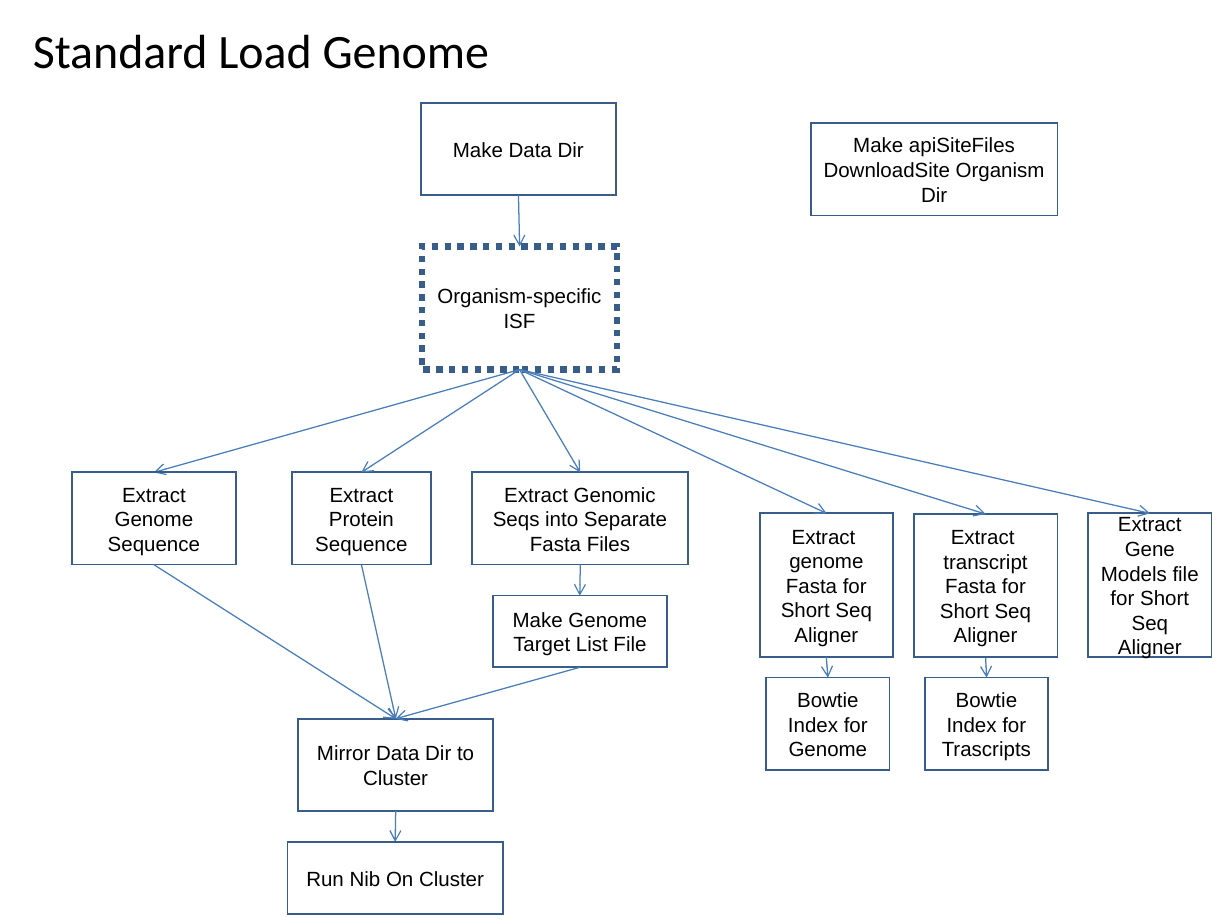
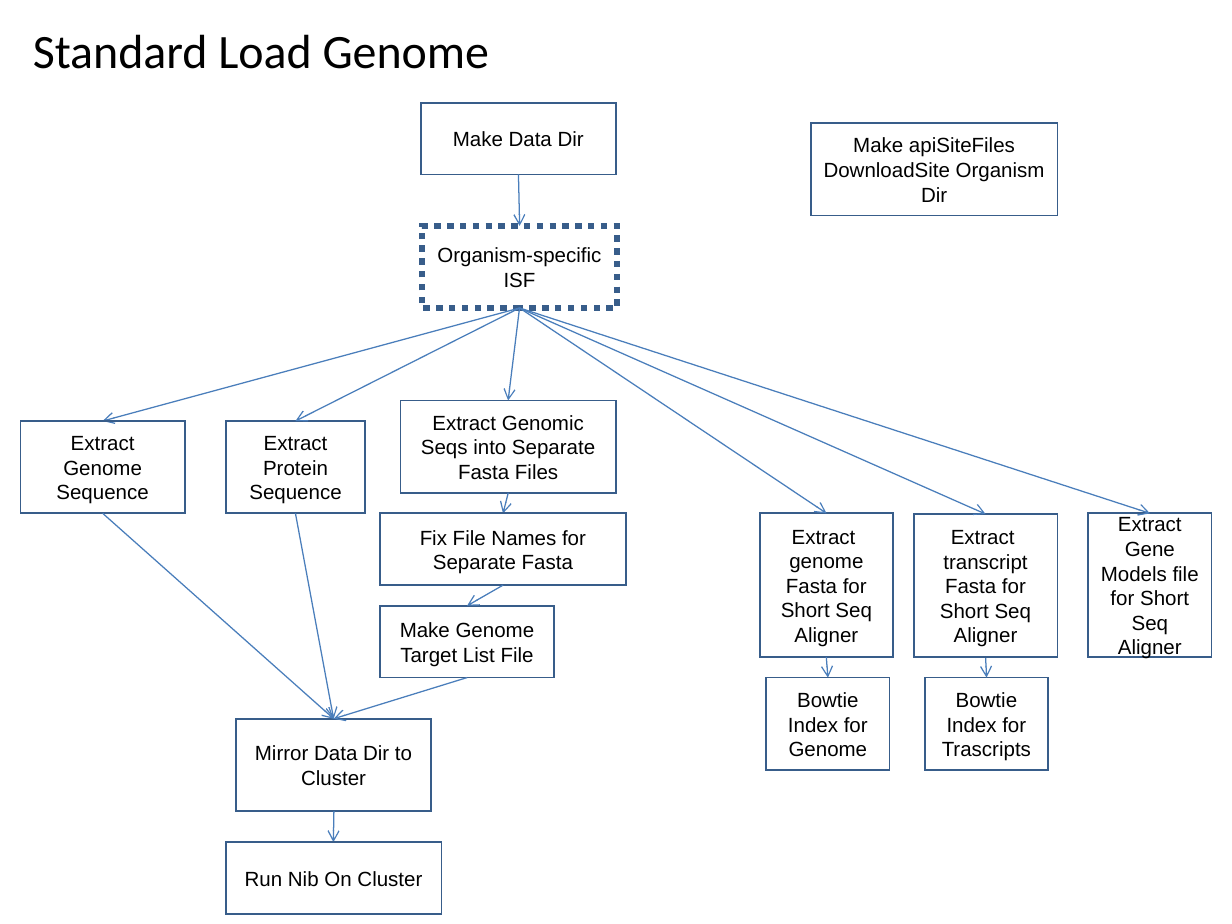
Before and after one commit to VEuPathDB/ApiCommonWorkflow, a slide deck: slide 5 of Main/doc/IntegratedWorkflow.ppt. Drawn at 1232x924 pixels with LibreOffice and Linux fonts; fonts in the diff are those of the drawing. Boxes give left, top, right and bottom in pixels: in the first picture for what was removed or moved away, otherwise in the second. Text is boxed around its words. In the diff, an @@ line names an element or a change of style, - is before the commit and + after.

Commit message:
add step to fix genome source id in blat result file

```diff
--- a/Main/doc/IntegratedWorkflow.ppt
+++ b/Main/doc/IntegratedWorkflow.ppt
@@ rectangle "Make Data Dir": place and size @@
-rectangle "Make Data Dir" at (421, 102, 616, 195)
+rectangle "Make Data Dir" at (421, 102, 616, 174)
@@ arrow moved from (519, 195) - (520, 246) to (519, 175) - (520, 225) @@
@@ rectangle "Organism-specific ISF": place and size @@
-rectangle "Organism-specific ISF" at (423, 246, 617, 370)
+rectangle "Organism-specific ISF" at (423, 225, 617, 308)
@@ arrow moved from (520, 370) - (154, 472) to (520, 308) - (102, 421) @@
@@ arrow moved from (520, 370) - (361, 472) to (520, 308) - (296, 421) @@
@@ arrow moved from (520, 370) - (580, 472) to (520, 308) - (508, 400) @@
@@ arrow moved from (520, 370) - (1149, 514) to (520, 308) - (1149, 514) @@
@@ arrow moved from (520, 370) - (986, 514) to (520, 308) - (986, 514) @@
@@ arrow moved from (520, 370) - (827, 514) to (520, 308) - (827, 514) @@
@@ rectangle "Extract Genomic Seqs into Separate ...": place and size @@
-rectangle "Extract Genomic Seqs into Separate ..." at (472, 472, 687, 564)
+rectangle "Extract Genomic Seqs into Separate ..." at (400, 400, 616, 493)
@@ rectangle "Extract Genome Sequence": place and size @@
-rectangle "Extract Genome Sequence" at (71, 472, 235, 564)
+rectangle "Extract Genome Sequence" at (21, 421, 185, 514)
@@ rectangle "Extract Protein Sequence": place and size @@
-rectangle "Extract Protein Sequence" at (292, 472, 431, 564)
+rectangle "Extract Protein Sequence" at (225, 421, 365, 514)
@@ arrow moved from (580, 564) - (580, 596) to (509, 493) - (503, 514) @@
@@ arrow moved from (154, 564) - (395, 718) to (102, 514) - (334, 718) @@
@@ arrow moved from (361, 564) - (395, 718) to (296, 514) - (334, 718) @@
@@ rectangle added at (379, 514, 626, 585), outline #385D8A 0.99 pt, 12 pt, text #000000 @@
+Fix File Names for Separate Fasta
@@ arrow added from (503, 585) to (467, 606), #4A7EBB 0.74 pt @@
@@ rectangle "Make Genome Target List File": place and size @@
-rectangle "Make Genome Target List File" at (493, 595, 668, 667)
+rectangle "Make Genome Target List File" at (379, 606, 554, 678)
@@ arrow moved from (580, 668) - (395, 718) to (467, 678) - (334, 718) @@
@@ 2 rectangles, 1 arrow: place and size @@
-2 rectangles, 1 arrow at (287, 718, 503, 913)
+2 rectangles, 1 arrow at (225, 718, 441, 913)
```
Also in this commit, not shown: 1 other slide changed.
